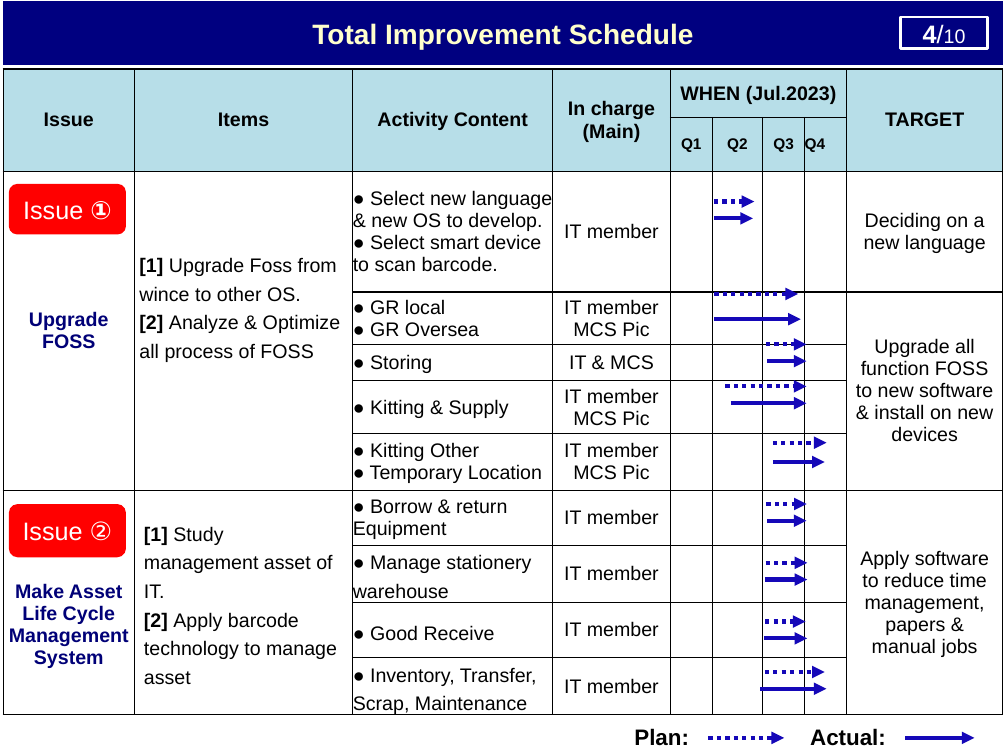
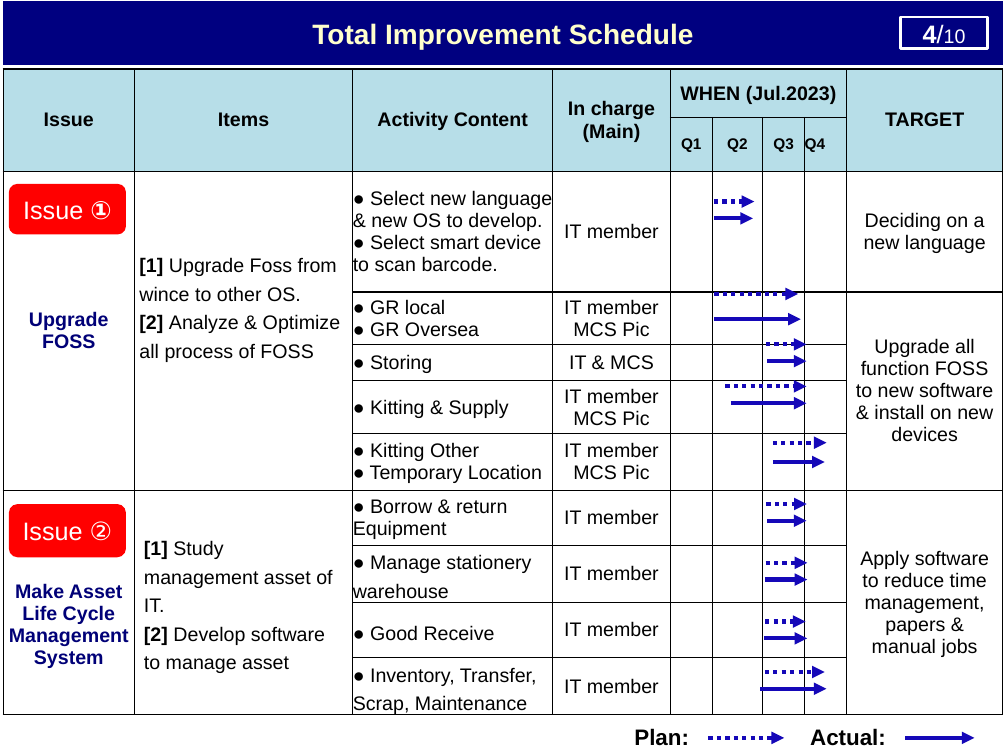
Before and after one commit to thietbicongnghevietnam/ReportPSNV, a slide deck: slide 5 of Report_test.pptx. Drawn at 1008x756 pixels with LibreOffice and Linux fonts; fonts in the diff are those of the drawing. Boxes give left, top, right and bottom in pixels: in the first picture for what was removed or moved away, otherwise in the second. Text is boxed around its words. In the diff, an @@ line names an element or a change of style, - is before the commit and + after.

```diff
--- a/Report_test.pptx
+++ b/Report_test.pptx
@@ table at [3,69,1004,719] @@
-row 8, column 2: [1] Study management asset of IT. / [2] Apply barcode technology to manage asset
+row 8, column 2: [1] Study management asset of IT. / [2] Develop software to manage asset
```
Also in this commit, not shown: 7 other slides changed, 1 other file.
